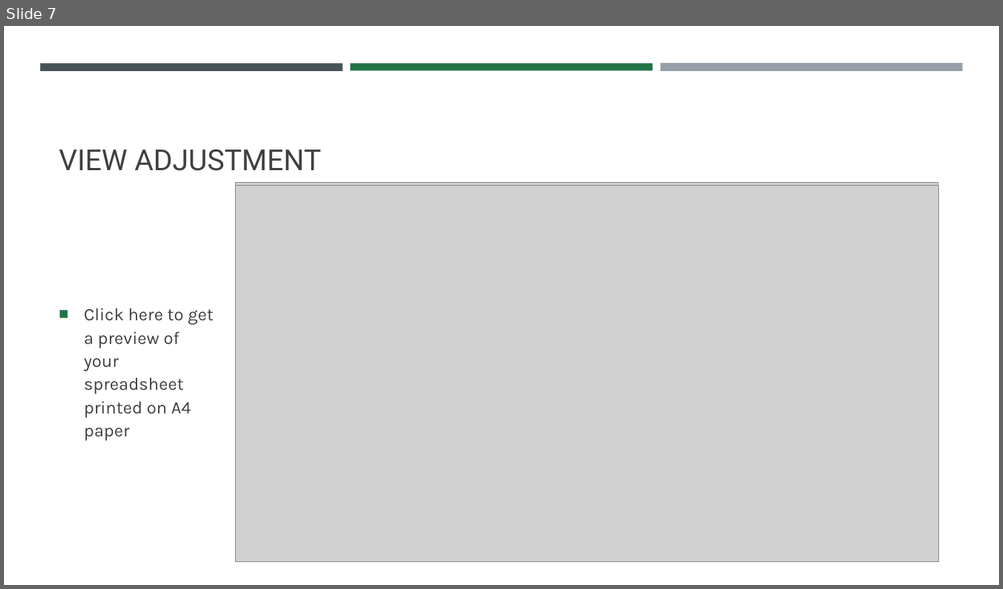
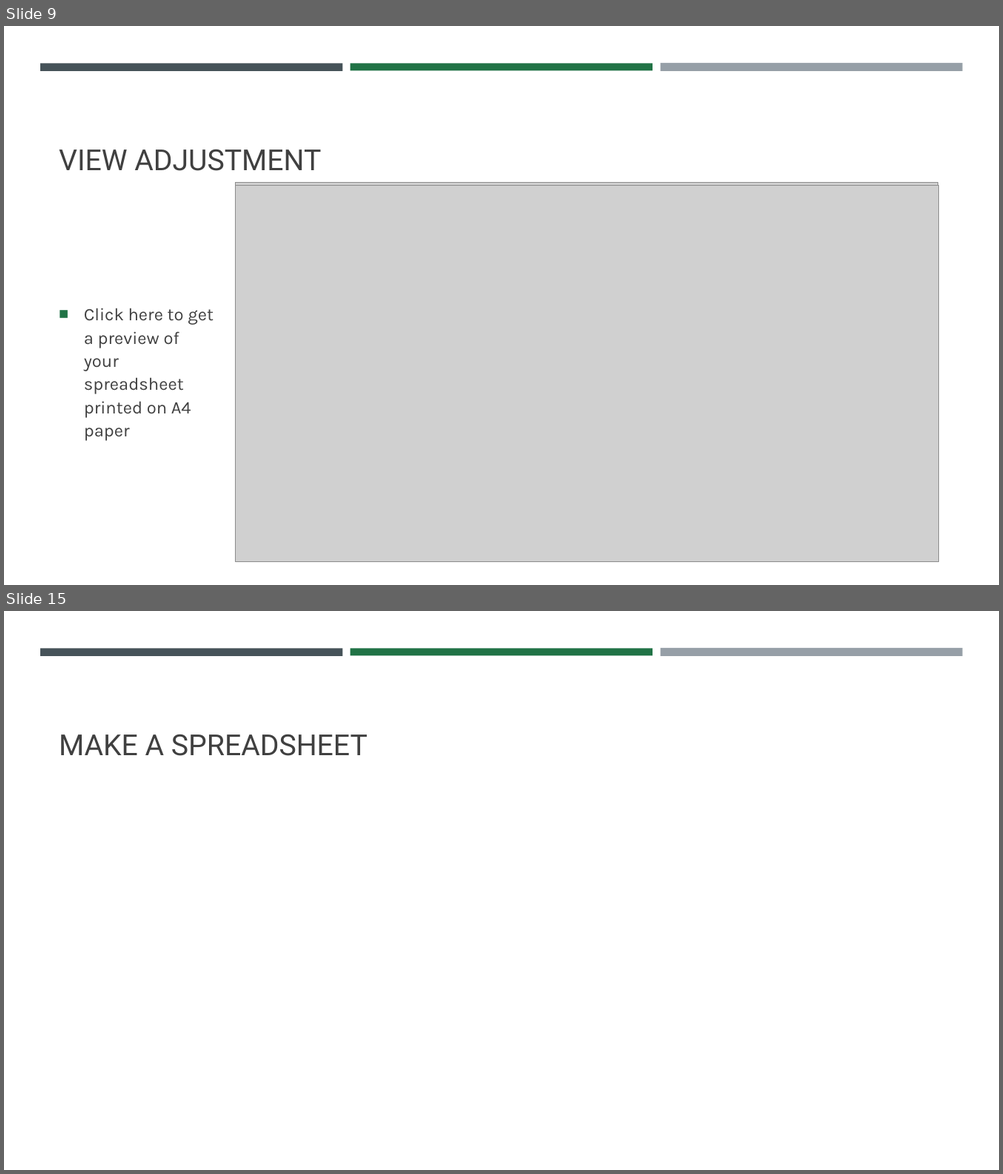
Before and after one commit to VadimAcosta/intro_to_excel, a slide deck: VAcosta_Excel_Tutorial.pptx. Shown one above the other, each under a label of ours: slide 7 before the commit, slides 9 and 15 after it; the slides between them are not shown. The pictures are 1003x589 and 1003x1174 pixels, drawn with LibreOffice and Linux fonts; fonts in the diff are those of the drawing; grey boxes stand for pictures. Boxes give left, top, right and bottom in pixels: in the first picture for what was removed or moved away, otherwise in the second. Text is boxed around its words. In the diff, an @@ line names an element or a change of style, - is before the commit and + after.

```diff
--- a/VAcosta_Excel_Tutorial.pptx
+++ b/VAcosta_Excel_Tutorial.pptx
@@ slide 15 added at [4,611,999,1170], background #FFFFFF; not listed: 3 template elements that a slide beside it also shows @@
@@ title added at [59,734,367,756], 28 pt, text #404040 @@
+MAKE A SPREADSHEET
@@ what was slide 7 is now slide 9 @@
```
Also in this commit, not shown: 4 slides changed, 6 other slides added, 1 slide removed.
